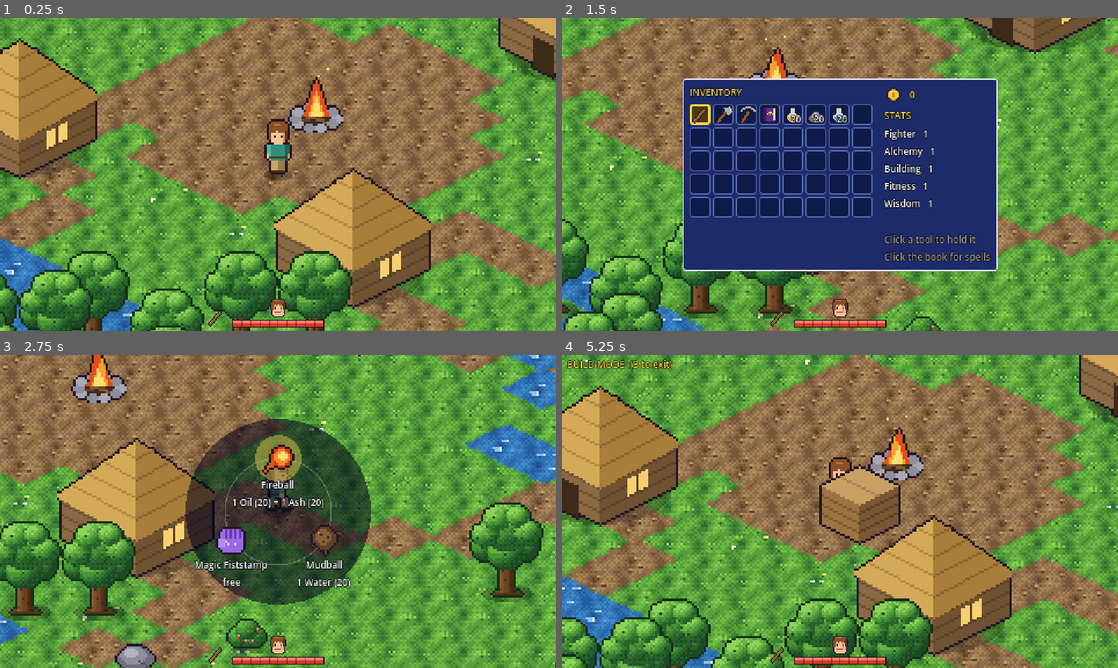
Above: before the commit, frames 1-4 (two rows, left to right).
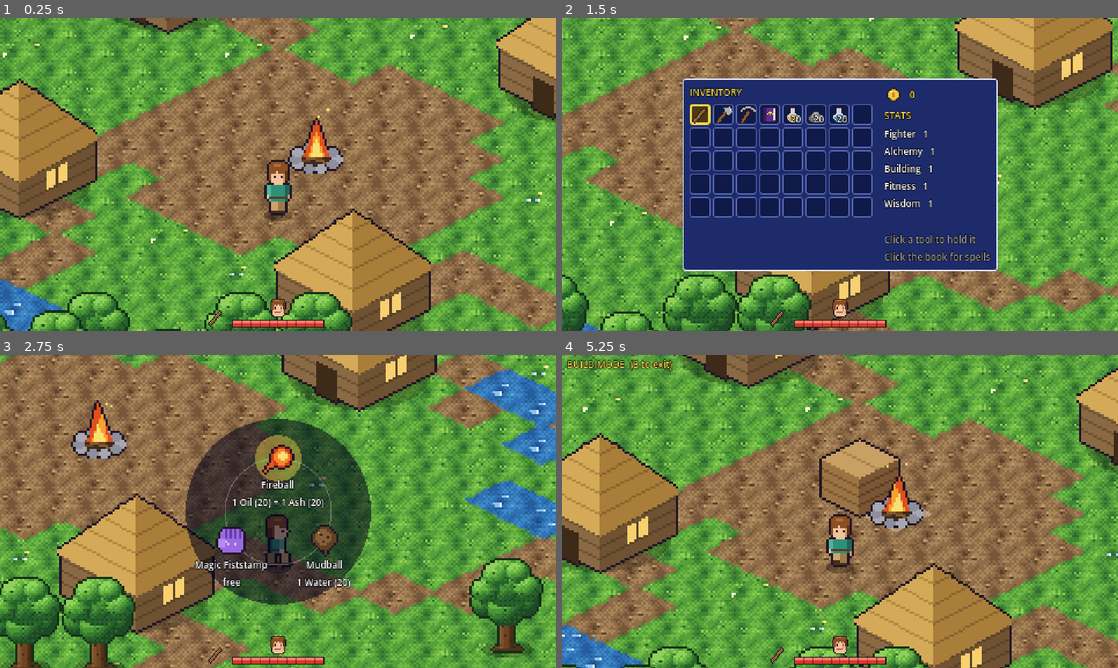
Above: after the commit, the same moments.

Repository: patrickyareinke/game1
Game: Godot game, scene res://scenes/main.tscn
The game is run twice, just before and just after one commit, with the same random seed, the same clock (stepped at 60 frames per second) and the same inputs.
Inputs (mouse positions are in pixels of both pictures, inside the frame that each line leads up to):
- Up to frame 1 (0.25 s): no input
- Up to frame 2 (1.5 s): move the mouse to (962, 158) at 0.52 s; hold D 0.53-1.28 s; tap F at 0.6 s; click (962, 158) at 0.67 s; move the mouse to (728, 190) at 1.27 s; hold S from 1.28 s (still down); tap E at 1.35 s
- Up to frame 3 (2.75 s): move the mouse to (333, 442) at 2.02 s; release S at 2.03 s; hold D from 2.03 s (still down); tap Q at 2.1 s
- Up to frame 4 (5.25 s): move the mouse to (812, 574) at 2.77 s; release D at 2.78 s; hold W 2.78-3.53 s; tap one key every 0.75 s from 2.85 s: 1 2 3 B; click (812, 574) at 2.92 s; move the mouse to (1006, 558) at 3.52 s; hold A 3.53-5.03 s; move the mouse to (673, 464) at 4.27 s; move the mouse to (867, 511) at 5.02 s; hold S from 5.03 s (still down); click (867, 511) at 5.17 s

The runs differ from the first frame. In frame 1, 71% of the frame differs, in the area x 0-100%, y 0-100%; in frame 2, 48%; in frame 3, 66%; in frame 4, 77%.

Commit message:
Character one body length below screen centre
Camera sits a body length above the player; in the boss cave the lean is
clamped so the player never slides into the HUD, and the cave zoom is 1.2x
so the boss stays in view.

Co-Authored-By: Claude Opus 5.5 <noreply@anthropic.com>
Claude-Session: https://claude.ai/code/session_01CvBu1rya8CUCR7cnUQet3L

Diff:
--- a/scripts/player.gd
+++ b/scripts/player.gd
@@ -13,8 +13,9 @@
 const SWING_ARC := deg_to_rad(150.0)
 const REACH := 16.0
 const INVULN_TIME := 1.0
+const BODY_LENGTH := 24.0             # sprite height in world pixels
 const ZOOM := 2.0                    # character shown at double size
-const CAVE_ZOOM := 1.5               # a bit wider in the boss cave
+const CAVE_ZOOM := 1.2               # a bit wider in the boss cave
 
 var world: Node2D
 var dir := Dir.DOWN
@@ -103,10 +104,12 @@
 	_update_swing(delta)
 
 	# in the boss cave the camera leans towards the boss so both are on screen
-	var cam_target := Vector2.ZERO
+	# character sits one body length below the screen centre
+	var cam_target := Vector2(0, -BODY_LENGTH)
 	if world.in_cave and world.boss and not world.boss.dead:
 		cam_target = ((world.boss.position + Vector2(0, -40)) - position) * 0.5
 		cam_target = cam_target.limit_length(110.0)
+		cam_target.y = maxf(cam_target.y, -BODY_LENGTH * 2.5)   # never down into the HUD
 	cam.offset = cam.offset.lerp(cam_target, minf(1.0, delta * 5.0))
 	var z := CAVE_ZOOM if world.in_cave else ZOOM
 	cam.zoom = cam.zoom.lerp(Vector2(z, z), minf(1.0, delta * 4.0))
